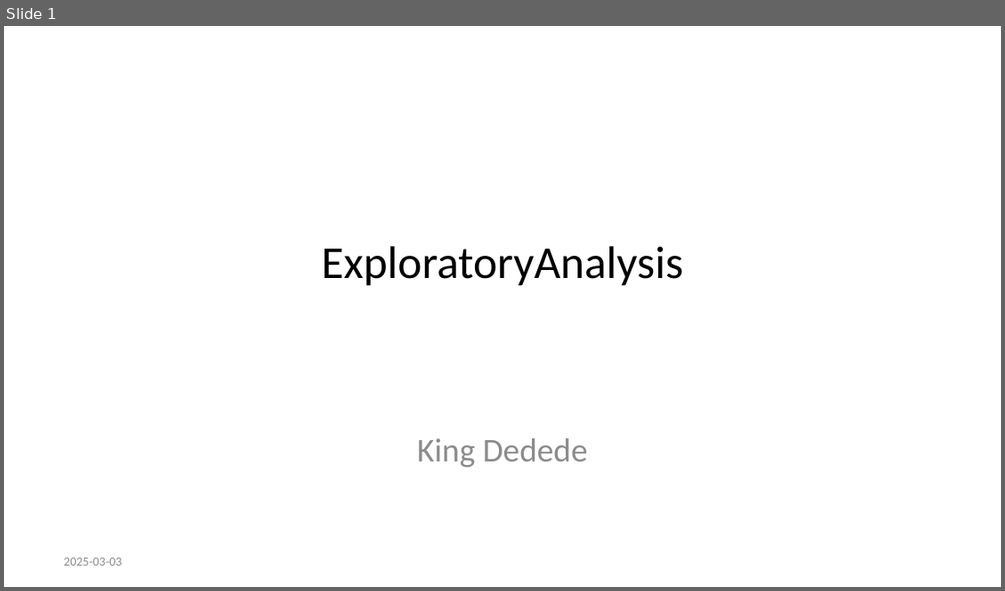
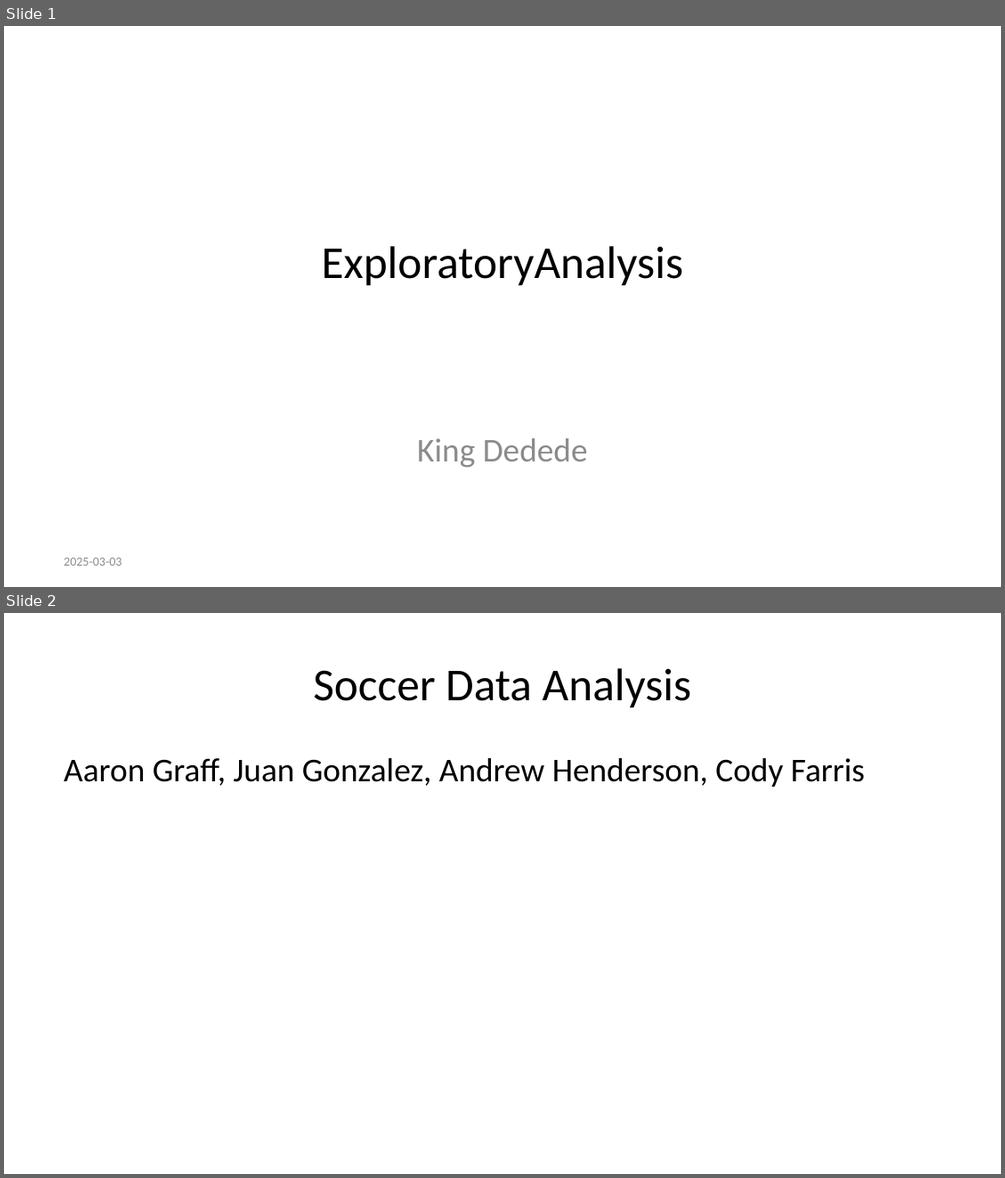
Before and after one commit to HendersonAR/Capstone, a slide deck: PresentationDeck1.pptx. Shown one above the other, each under a label of ours: slide 1 before the commit, slides 1 and 2 after it. The pictures are 1005x591 and 1005x1178 pixels, drawn with LibreOffice and Linux fonts; fonts in the diff are those of the drawing. Boxes give left, top, right and bottom in pixels: in the first picture for what was removed or moved away, otherwise in the second. Text is boxed around its words. In the diff, an @@ line names an element or a change of style, - is before the commit and + after.

```diff
--- a/PresentationDeck1.pptx
+++ b/PresentationDeck1.pptx
@@ slide 2 added at [4,613,1001,1174], background #FFFFFF @@
@@ title added at [313,668,692,708], 33 pt, text #000000 @@
+Soccer Data Analysis
@@ text added at [64,758,865,787], 24 pt, text #000000 @@
+Aaron Graff, Juan Gonzalez, Andrew Henderson, Cody Farris
```
Also in this commit, not shown: 2 other slides added, 1 slide removed, 1 other file.
